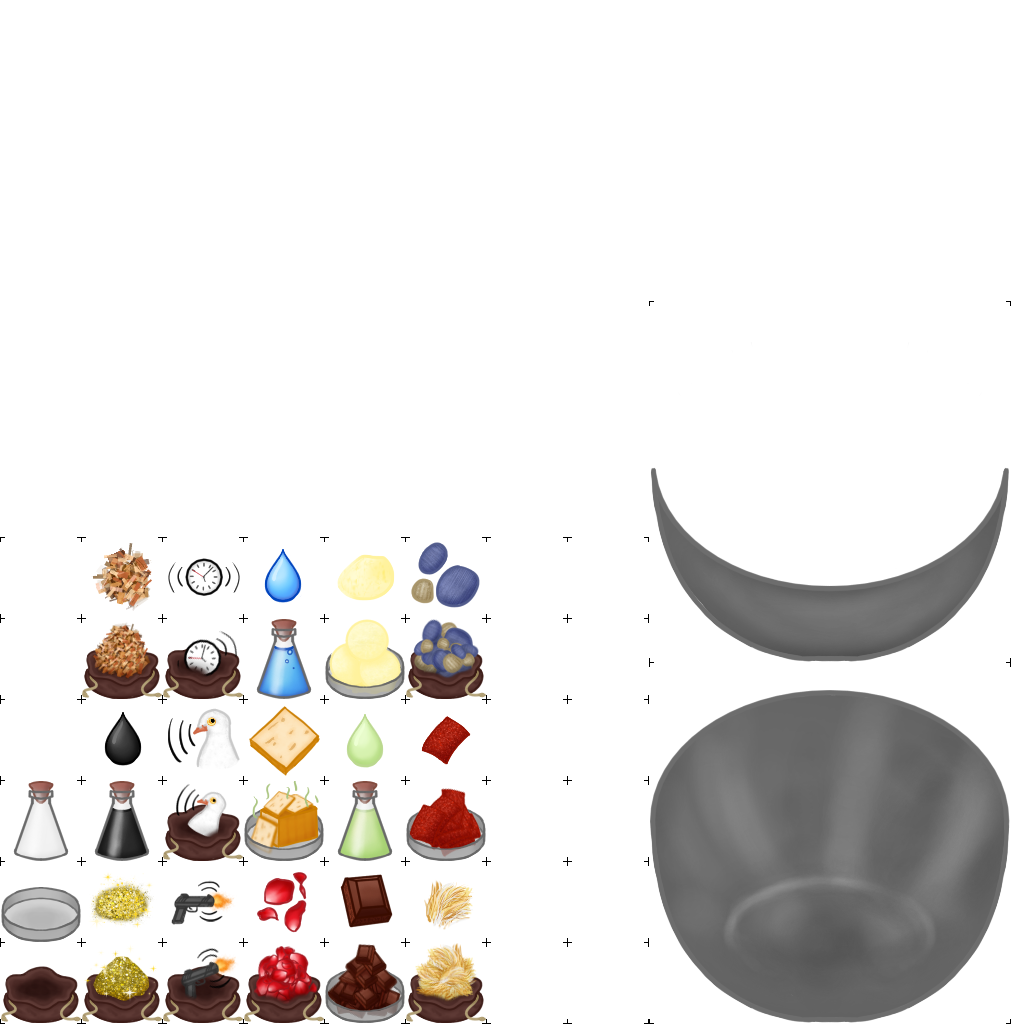
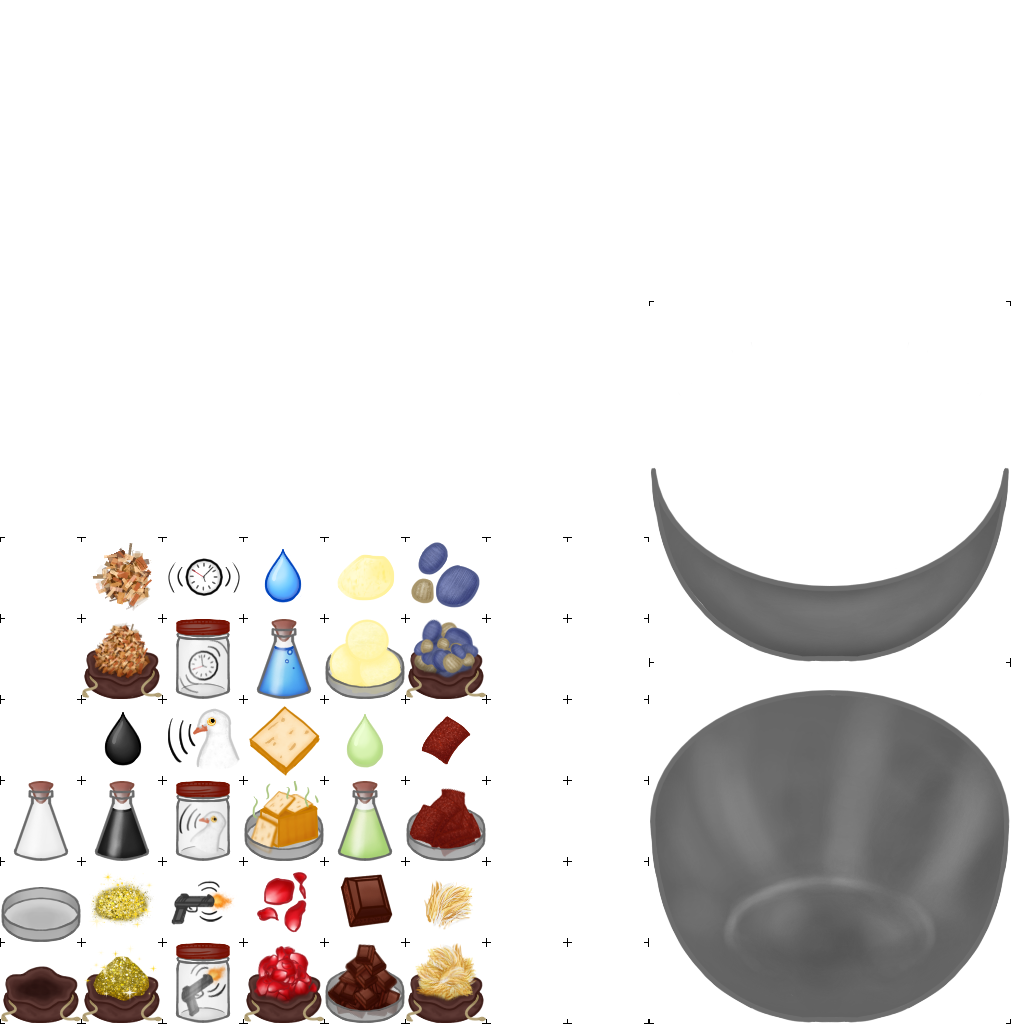
The second w=1024, h=1024 image is a revision of the first. Changes to its layers:
painted on "80px 8x6 grid" over [163, 619, 481, 1023]
painted on "bowl sand paper.png" over [422, 716, 471, 765]
painted on "ingredient sand paper.png" over [409, 788, 481, 857]
painted on "ingredient clock ticks.png" over [163, 619, 243, 699]
painted on "ingredient dove coo.png" over [163, 781, 243, 861]
painted on "ingredient gunshot.png" over [163, 943, 243, 1023]
